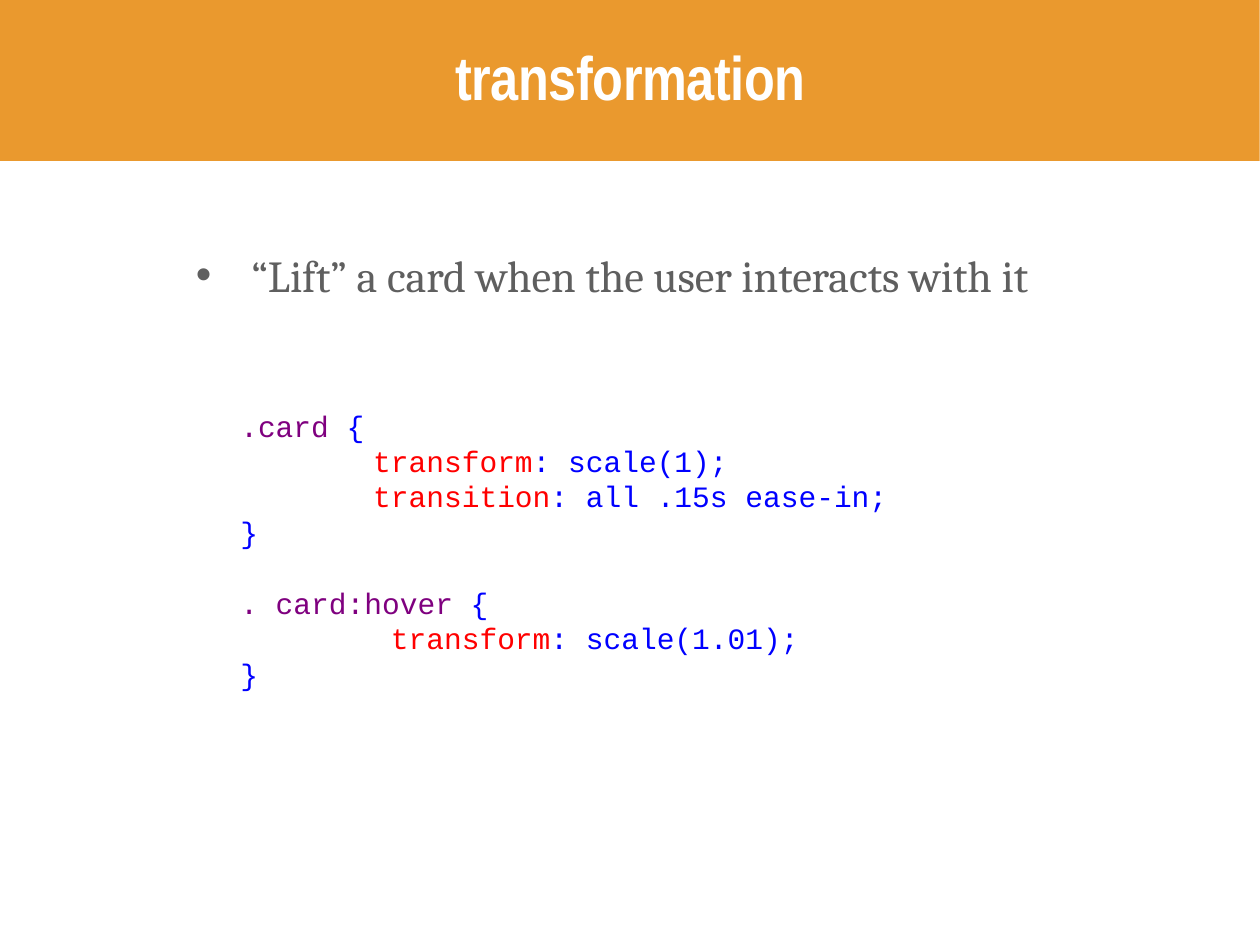
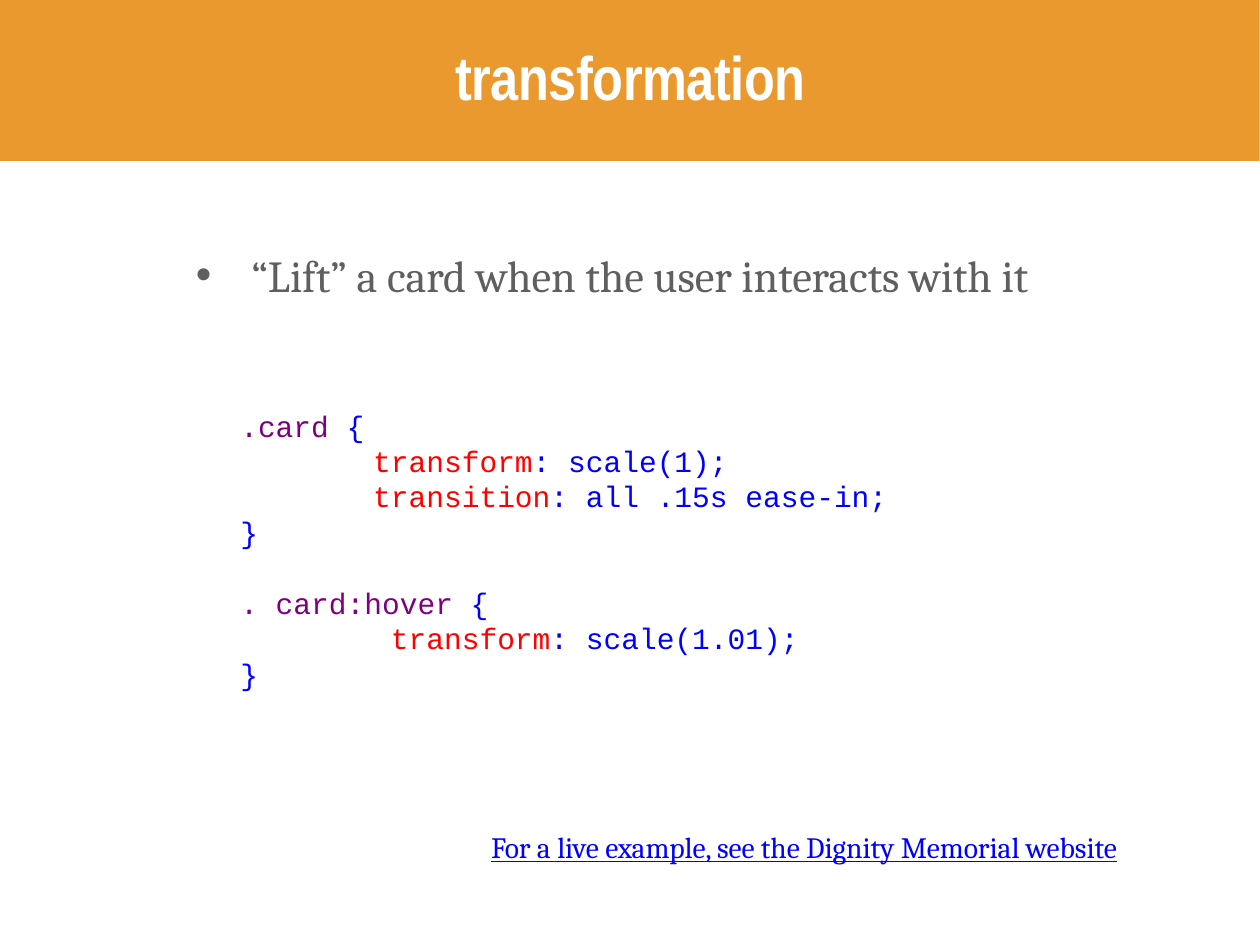
Before and after one commit to kweeket/kweeket.github.io, a slide deck: slide 45 of slides/week-5.pptx (slide 54 before the commit). Drawn at 1260x945 pixels with LibreOffice and Linux fonts; fonts in the diff are those of the drawing. Boxes give left, top, right and bottom in pixels: in the first picture for what was removed or moved away, otherwise in the second. Text is boxed around its words. In the diff, an @@ line names an element or a change of style, - is before the commit and + after.

```diff
--- a/slides/week-5.pptx
+++ b/slides/week-5.pptx
@@ text added at (x1=491, y1=837, x2=1117, y2=865), 24 pt, text #0000FF, underline @@
+For a live example, see the Dignity Memorial website
```
Also in this commit, not shown: 12 other slides changed, 12 slides added, 12 slides removed, 4 other files.
